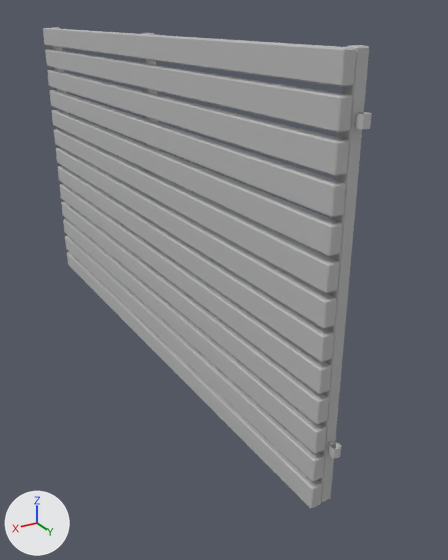
Before and after pictures for a commit that changed the FBX model Assets/MotherDuckLEVELS/Team01_theFeds/Meshes/fence (wood).fbx.
The view is the same before and after, from a 50 mm camera at (0.946, 2.52, 1.026) aimed at (0.078, 1.074, 0.303). The lights are fixed; the arrows at lower left show +X, +Y and +Z. Where no turn or scale is listed for an object, it has been applied to the vertices. Vertices at the same position are counted once.
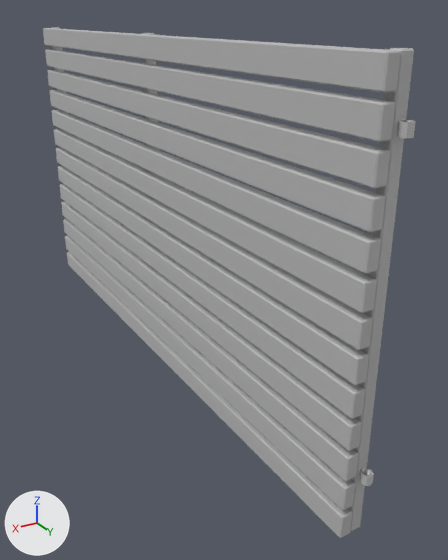
The newer file is also turned or shifted as a whole; pictures and numbers use the older file's frame.

The change in detail:
me_mesh is used by ob_pcube6; location (0.0, 0.0, 0.0).
me_mesh had 560 vertices, 544 faces and spanned x 0.17..0.23, y -0.02..1.73, z 0.01..0.98.
me_mesh now has 552 vertices, 532 faces and spans x 0.17..0.23, y -0.02..1.83, z 0.01..0.98.
me_mesh part 1: the loose piece of 32 vertices spanning x 0.18..0.2, y 1.71..1.73, z 0.16..0.18 is moved by (0.0, 0.1, 0.0).
me_mesh part 2: the loose piece of 32 vertices spanning x 0.18..0.2, y 1.71..1.73, z 0.85..0.87 is moved by (0.0, 0.1, 0.0).
me_mesh part 3: the loose piece of 24 vertices spanning x 0.17..0.2, y 1.67..1.7, z 0.02..0.98 is moved by (0.0, 0.1, 0.0).
Part 4, on me_mesh:
156 vertices in x 0.2..0.23, y 1.7, z 0.01..0.97 move by (0.0, 0.1, 0.0).

Boxes [x1, y1, x2, y2] around the edits, measured in the pictures (448 x 560 px; the box of a moved part takes in the faces that stretch with it):
'pCube6', reshaped (13% wider, 6% taller): before [43, 27, 372, 508]; after [43, 27, 416, 538]
part 1 of me_mesh, moved or reshaped: before [329, 442, 341, 458]; after [361, 468, 374, 486]
part 2 of me_mesh, moved or reshaped: before [356, 112, 372, 129]; after [398, 120, 416, 138]
part 3 of me_mesh, moved or reshaped: before [318, 45, 369, 503]; after [349, 48, 414, 531]
part 4 of me_mesh, moved or reshaped: before [308, 47, 356, 508]; after [308, 47, 401, 538]
